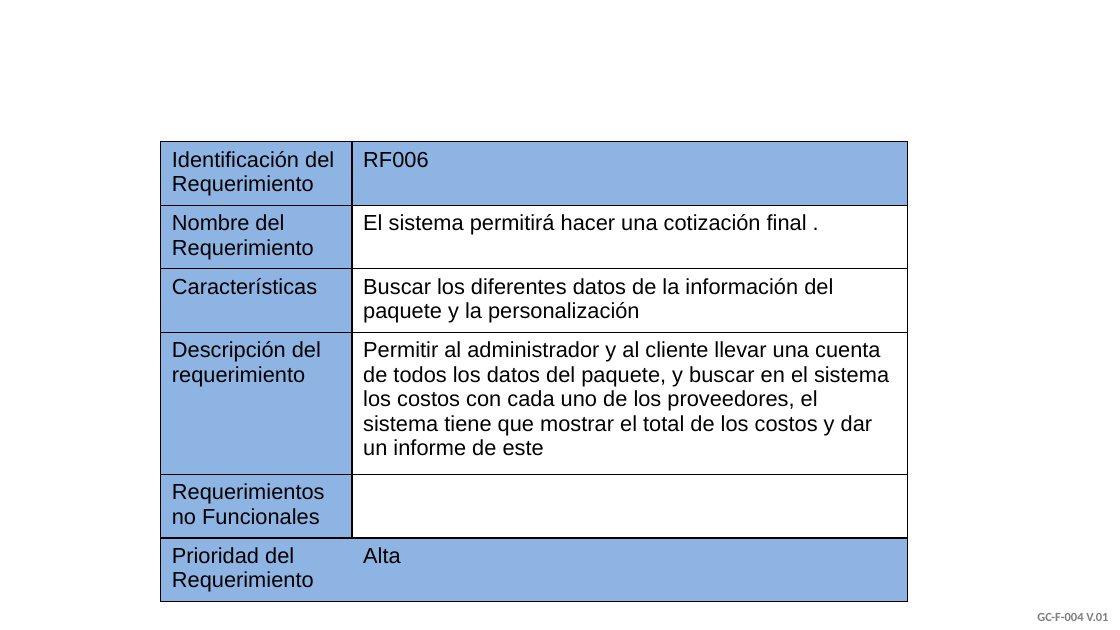
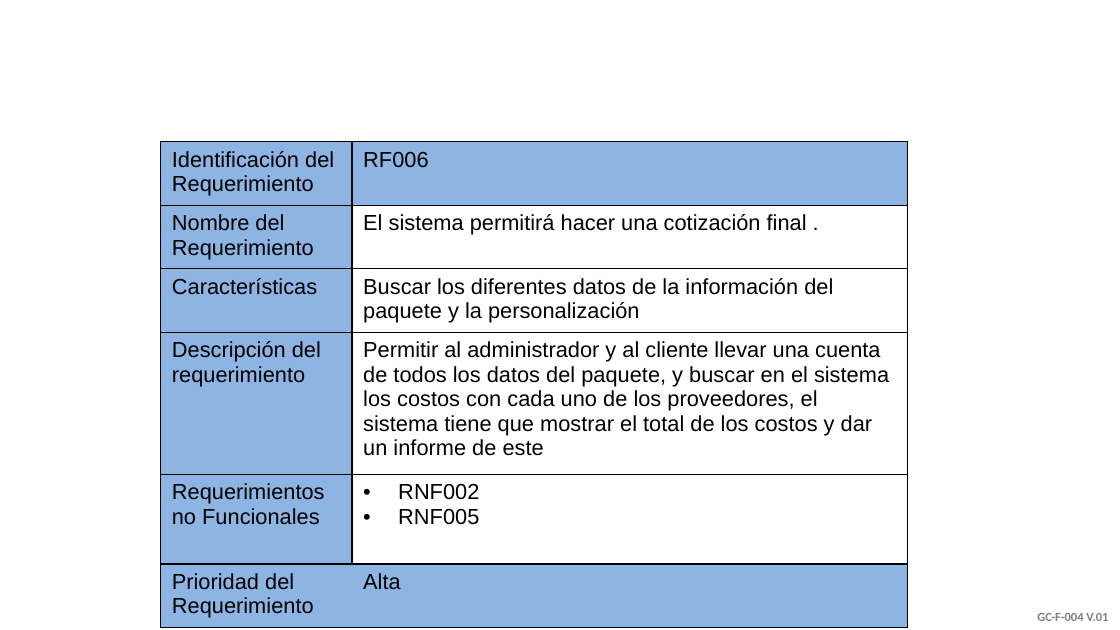
Before and after one commit to nacho1402/SPGDLDE, a slide deck: slide 21 of Segundo trimestre/Presentacion Proyecto Correjida.pptx. Drawn at 1120x630 pixels with LibreOffice and Linux fonts; fonts in the diff are those of the drawing; background and template pictures are left out. Boxes give left, top, right and bottom in pixels: in the first picture for what was removed or moved away, otherwise in the second. Text is boxed around its words. In the diff, an @@ line names an element or a change of style, - is before the commit and + after.

```diff
--- a/Segundo trimestre/Presentacion Proyecto Correjida.pptx
+++ b/Segundo trimestre/Presentacion Proyecto Correjida.pptx
@@ table at (160, 142, 907, 627) @@
-row 5, column 2: 
+row 5, column 2: RNF002 / RNF005
```
Also in this commit, not shown: 6 other slides changed.
